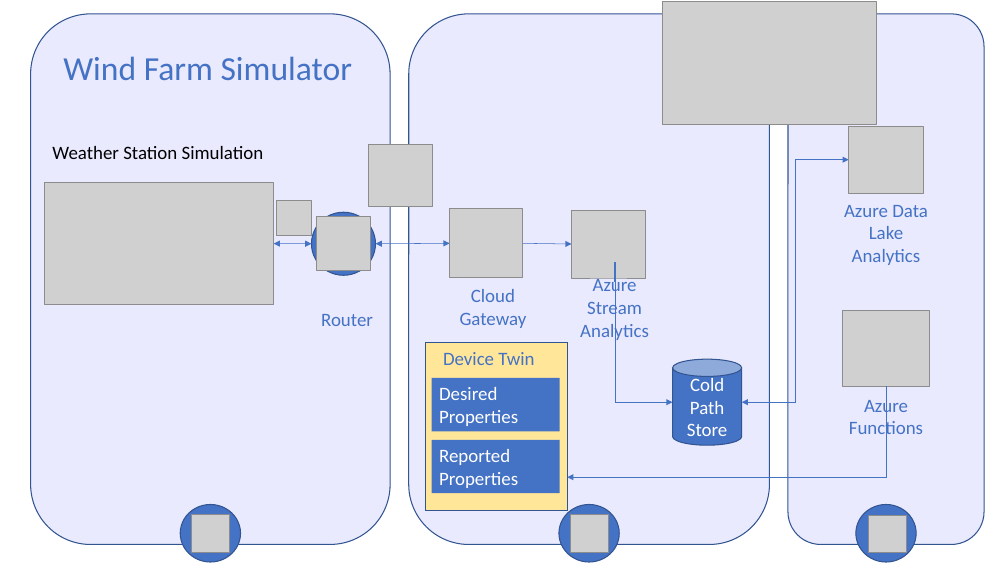
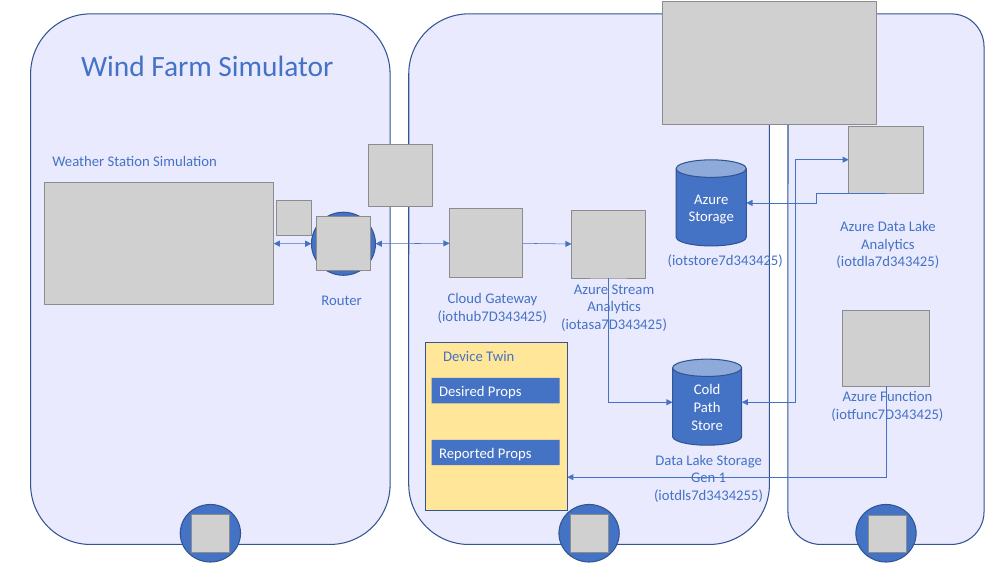
Before and after one commit to beax1000/dev302x, a slide deck: slide 1 of Lab1/WeatherStationArchitecture-7D343425.pptx. Drawn at 1008x567 pixels with LibreOffice and Linux fonts; fonts in the diff are those of the drawing; grey boxes stand for pictures. Boxes give left, top, right and bottom in pixels: in the first picture for what was removed or moved away, otherwise in the second. Text is boxed around its words. In the diff, an @@ line names an element or a change of style, - is before the commit and + after.

```diff
--- a/Lab1/WeatherStationArchitecture-7D343425.pptx
+++ b/Lab1/WeatherStationArchitecture-7D343425.pptx
@@ text "Wind Farm Simulator": place and size @@
-text "Wind Farm Simulator" at <box>63,56,352,80</box>
+text "Wind Farm Simulator" at <box>81,55,333,76</box>
@@ text "Wind Farm Simulator" at <box>81,55,333,76</box>: size 32 to 28 pt @@
@@ text "Weather Station Simulation": place and size @@
-text "Weather Station Simulation" at <box>52,146,264,159</box>
+text "Weather Station Simulation" at <box>52,156,217,166</box>
@@ text "Weather Station Simulation" at <box>52,156,217,166</box>: size 18 to 14 pt, text colour #000000 to #4472C4 @@
@@ cylinder added at <box>676,160,746,247</box>, fill #4472C4, outline #325491 1 pt, 14 pt, text #FFFFFF @@
+Azure Storage
@@ elbow arrow added from (886, 193) to (746, 203), #4472C4 0.5 pt @@
@@ text "Azure Data Lake Analytics": place and size @@
-text "Azure Data Lake Analytics" at <box>844,205,928,265</box>
+text "Azure Data Lake Analytics" at <box>836,221,939,268</box>
@@ text at <box>840,221,936,251</box>: size 18 to 14 pt in "Azure Data Lake Analytics" @@
@@ text added at <box>668,253,783,270</box>, 14 pt, text #4472C4 @@
+(iotstore7d343425)
@@ text at <box>836,255,939,268</box>: paragraph added @@
+(iotdla7d343425)
@@ size 18 to 14 pt in 3 elements at <box>673,359,742,445</box>, <box>443,351,514,361</box>, <box>321,295,361,305</box> @@
@@ text "Router": place and size @@
-text "Router" at <box>321,314,373,326</box>
+text "Router" at <box>321,295,361,305</box>
@@ text "Cloud Gateway": place and size @@
-text "Cloud Gateway" at <box>460,289,527,328</box>
+text "Cloud Gateway" at <box>438,293,547,323</box>
@@ text at <box>448,293,537,306</box>: size 18 to 14 pt in "Cloud Gateway" @@
@@ text "Azure Stream Analytics": place and size @@
-text "Azure Stream Analytics" at <box>580,276,649,342</box>
+text "Azure Stream Analytics" at <box>561,284,667,334</box>
@@ text at <box>574,284,655,316</box>: size 18 to 14 pt in "Azure Stream Analytics" @@
@@ elbow arrow moved from (615, 282) - (673, 402) to (609, 278) - (673, 402) @@
@@ text at <box>438,310,547,323</box>: paragraph added @@
+(iothub7D343425)
@@ text at <box>561,317,667,334</box>: paragraph added @@
+(iotasa7D343425)
@@ rectangle "Desired Props": place and size @@
-rectangle "Desired Props" at <box>432,378,560,432</box>
+rectangle "Desired Props" at <box>432,378,560,404</box>
@@ text in rectangle at <box>439,386,522,399</box>: text changed; size 18 to 14 pt @@
-Desired Properties
+Desired Props
@@ text at <box>831,389,943,424</box>: text changed; size 18 to 14 pt @@
-Azure Functions
+Azure Function
+(iotfunc7D343425)
@@ rectangle "Reported Props": place and size @@
-rectangle "Reported Props" at <box>432,440,560,494</box>
+rectangle "Reported Props" at <box>432,440,560,466</box>
@@ text in rectangle at <box>439,448,532,461</box>: text changed; size 18 to 14 pt @@
-Reported Properties
+Reported Props
@@ text added at <box>654,455,763,502</box>, 14 pt, text #4472C4 @@
+Data Lake Storage Gen 1
+(iotdls7d3434255)
```
Also in this commit, not shown: 8 other files.
